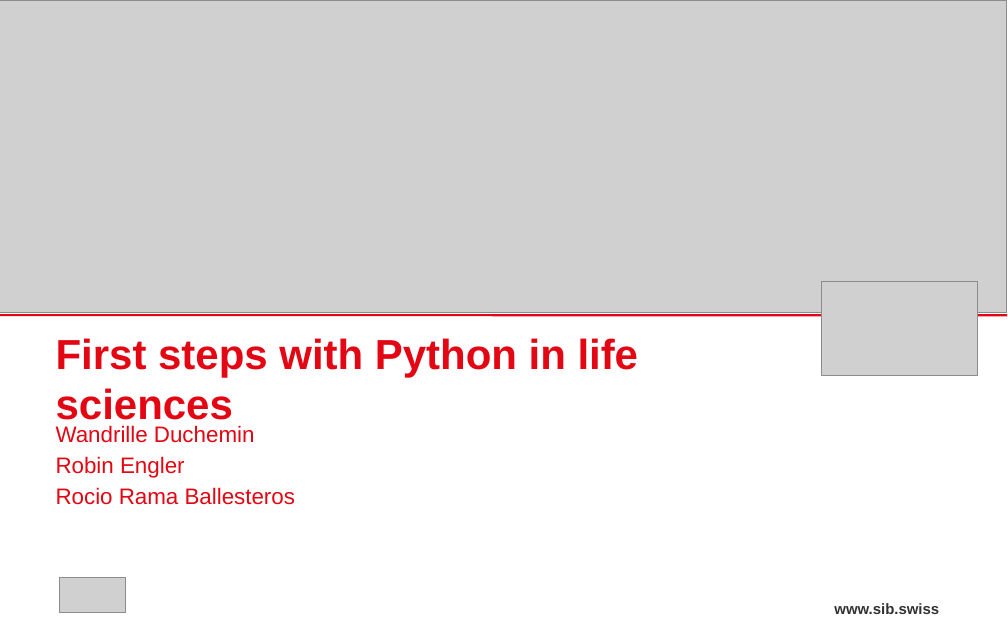
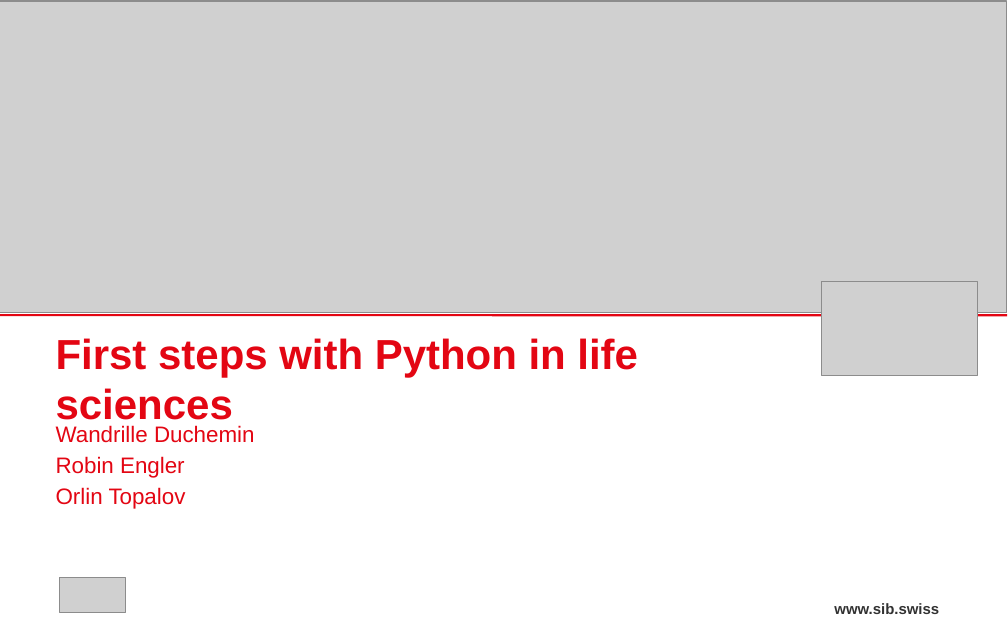
Before and after one commit to sib-swiss/first-steps-with-python-training, a slide deck: slide 1 of slides/Introductory_slides_first_steps_with_python.pptx. Drawn at 1008x630 pixels with LibreOffice and Linux fonts; fonts in the diff are those of the drawing; grey boxes stand for pictures. Boxes give left, top, right and bottom in pixels: in the first picture for what was removed or moved away, otherwise in the second. Text is boxed around its words. In the diff, an @@ line names an element or a change of style, - is before the commit and + after.

Commit message:
updated slides

```diff
--- a/slides/Introductory_slides_first_steps_with_python.pptx
+++ b/slides/Introductory_slides_first_steps_with_python.pptx
@@ text at box(56, 487, 186, 509): text changed @@
-Rocio Rama Ballesteros
+Orlin Topalov
```
Also in this commit, not shown: 15 other slides changed, 1 slide removed, 3 other files.
